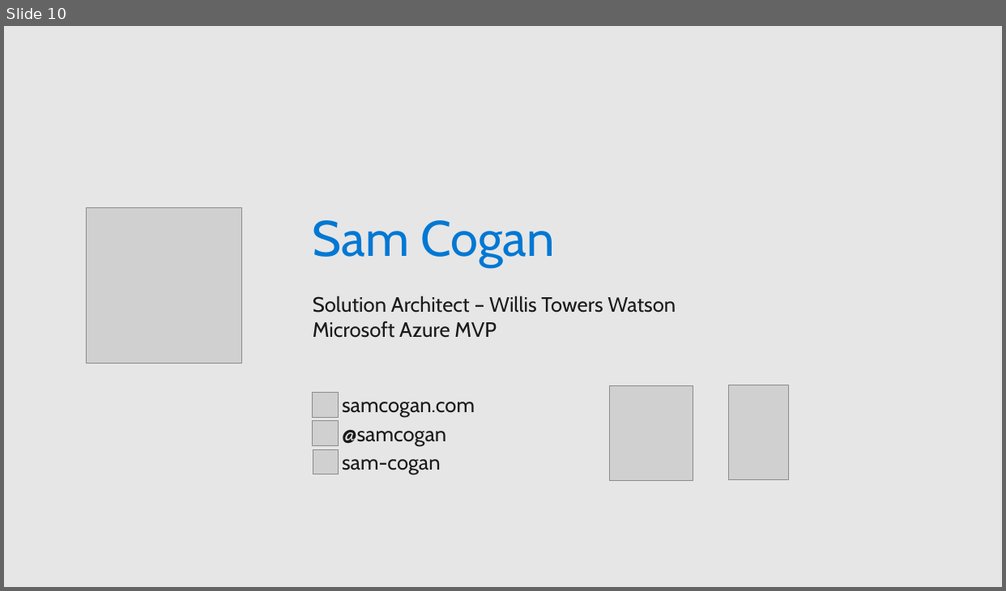
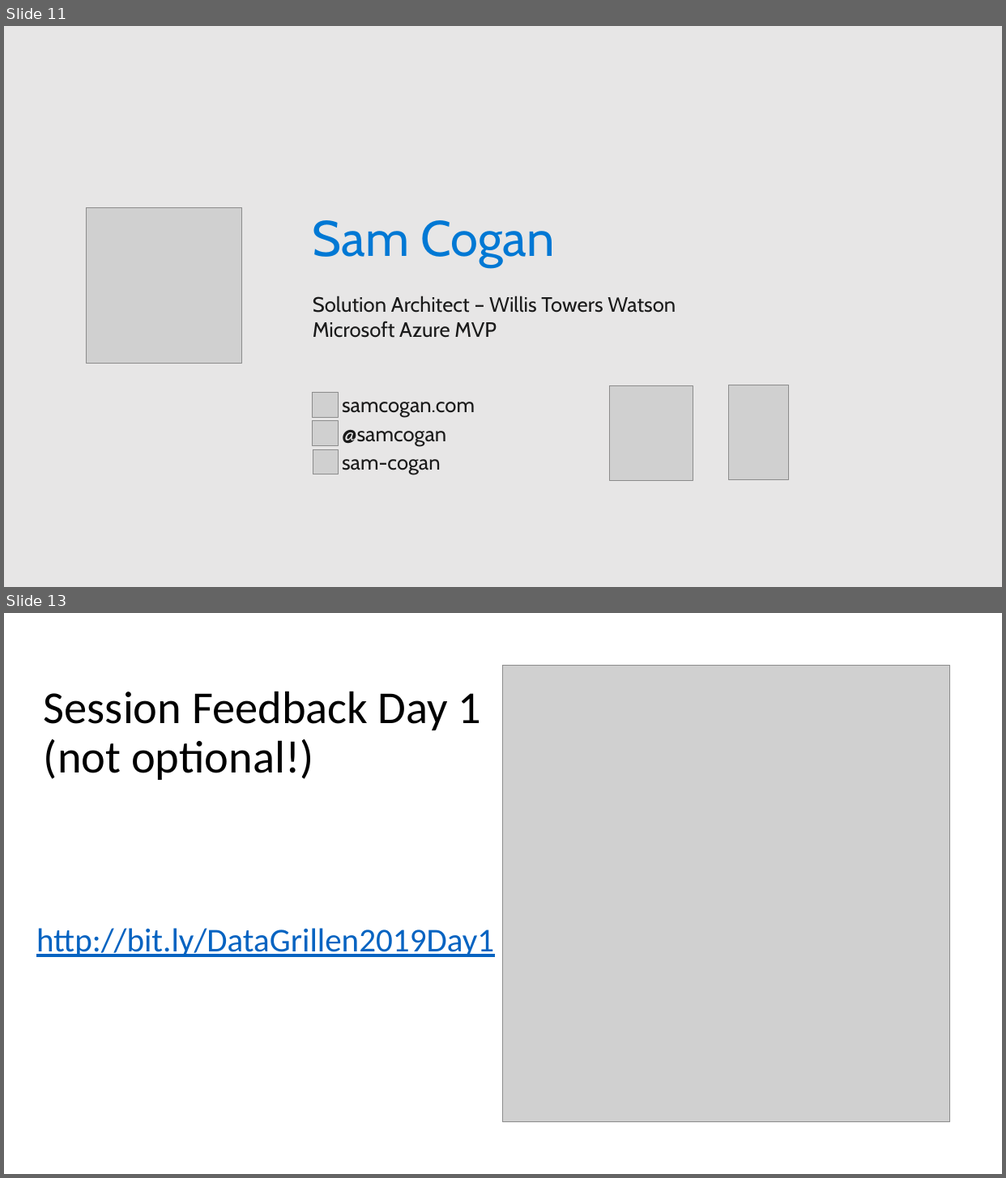
Before and after one commit to sam-cogan/sessions, a slide deck: sqlAgent/SQLAgent_in_the_cloud.pptx. Shown one above the other, each under a label of ours: slide 10 before the commit, slides 11 and 13 after it; the slides between them are not shown. The pictures are 1006x591 and 1006x1178 pixels, drawn with LibreOffice and Linux fonts; fonts in the diff are those of the drawing; grey boxes stand for pictures. Boxes give left, top, right and bottom in pixels: in the first picture for what was removed or moved away, otherwise in the second. Text is boxed around its words. In the diff, an @@ line names an element or a change of style, - is before the commit and + after.

```diff
--- a/sqlAgent/SQLAgent_in_the_cloud.pptx
+++ b/sqlAgent/SQLAgent_in_the_cloud.pptx
@@ slide 13 added at bbox=[4, 613, 1002, 1174], background #FFFFFF @@
@@ picture added at bbox=[503, 666, 949, 1122] @@
@@ title added at bbox=[44, 691, 482, 780], 44 pt, text #000000 @@
+Session Feedback Day 1 (not optional!)
@@ text added at bbox=[36, 928, 494, 957], 32 pt, text #0563C1, underline @@
+http://bit.ly/DataGrillen2019Day1
@@ what was slide 10 is now slide 11 @@
```
Also in this commit, not shown: 3 slides changed, 4 other slides added, 1 slide removed, 1 other file.
